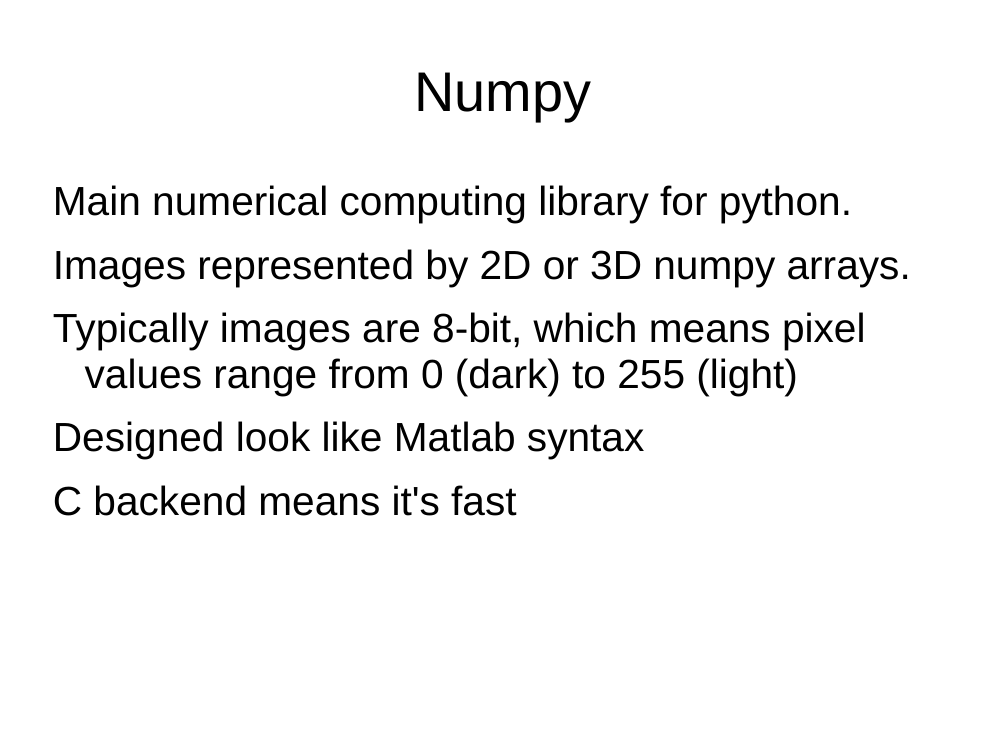
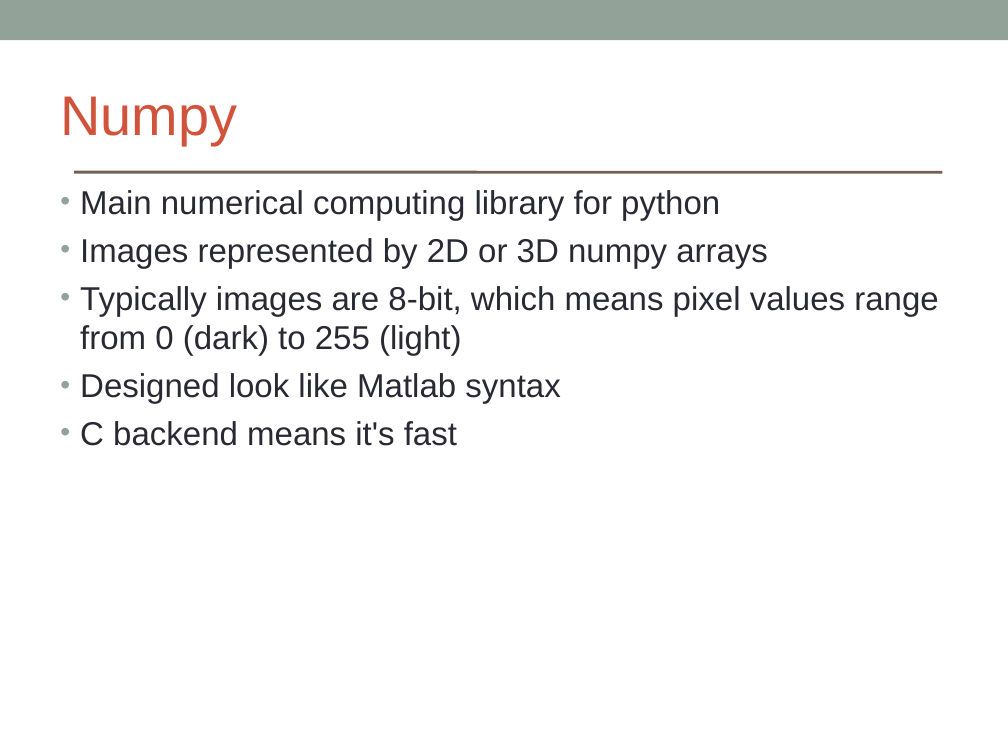
Before and after one commit to brikeats/Image-Analysis-in-Python, a slide deck: slide 7 of ImageAnalysisPython.ppt. Drawn at 1008x756 pixels with LibreOffice and Linux fonts; fonts in the diff are those of the drawing. Boxes give left, top, right and bottom in pixels: in the first picture for what was removed or moved away, otherwise in the second. Text is boxed around its words. In the diff, an @@ line names an element or a change of style, - is before the commit and + after.

```diff
--- a/ImageAnalysisPython.ppt
+++ b/ImageAnalysisPython.ppt
@@ rectangle added at [0, 0, 1008, 40], fill #93A299 @@
@@ text "Numpy": place and size @@
-text "Numpy" at [414, 72, 591, 120]
+text "Numpy" at [60, 96, 237, 145]
@@ text "Numpy" at [60, 96, 237, 145]: text colour #000000 to #D2533C; alignment centre to left; line spacing 0.93 to 1 @@
@@ line added from (76, 172) to (941, 172), #726056 2.24 pt @@
@@ text at [80, 190, 768, 268]: text changed; size 32 to 26 pt; text colour #000000 to #292934 @@
-Main numerical computing library for python.
-Images represented by 2D or 3D numpy arrays.
+• Main numerical computing library for python
+• Images represented by 2D or 3D numpy arrays
@@ text at [80, 286, 938, 446]: size 32 to 26 pt, text colour #000000 to #292934 in "Typically images are 8-bit, which means pixel ...", "Designed look like Matlab syntax", "C backend means it's fast"; bullet none to •; line spacing 0.93 to 1; less space between paragraphs @@
```
Also in this commit, not shown: 17 other slides changed, 1 other file.
